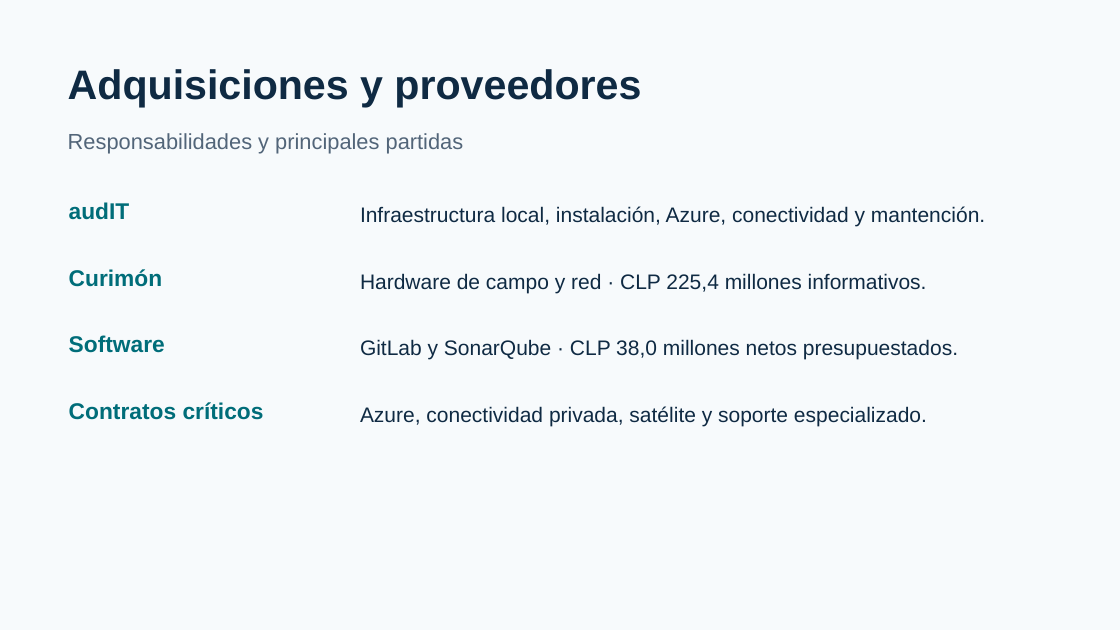
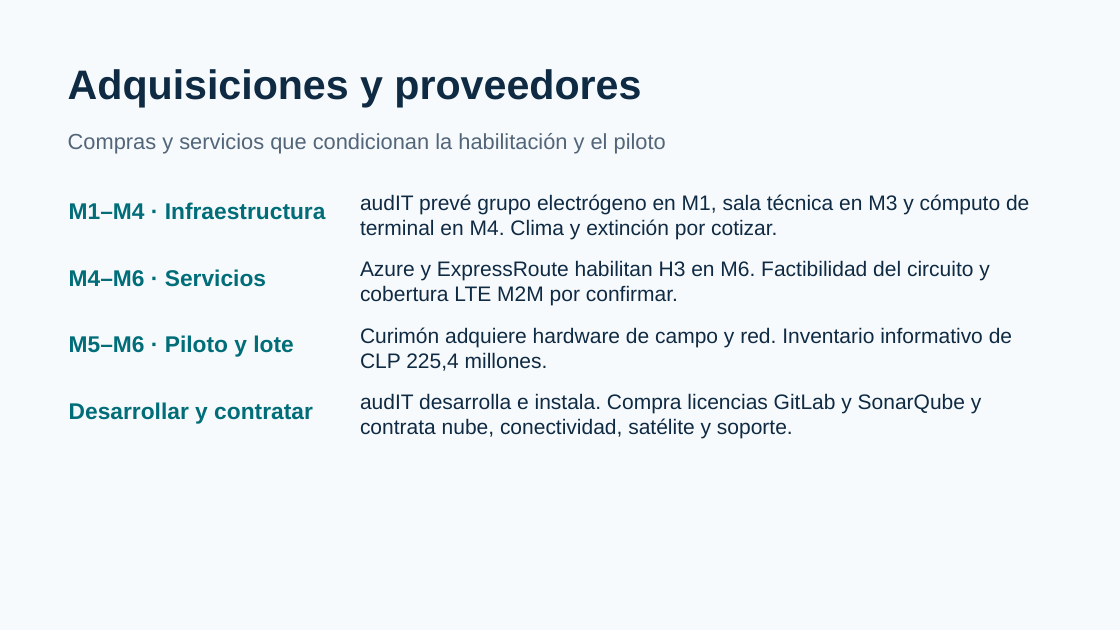
Before and after one commit to mvergaral/audIT, a slide deck: slide 3 of Informe-3/AUDIT-Informe3-Presentacion-Economica.pptx. Drawn at 1120x630 pixels with LibreOffice and Linux fonts; fonts in the diff are those of the drawing. Boxes give left, top, right and bottom in pixels: in the first picture for what was removed or moved away, otherwise in the second. Text is boxed around its words. In the diff, an @@ line names an element or a change of style, - is before the commit and + after.

```diff
--- a/Informe-3/AUDIT-Informe3-Presentacion-Economica.pptx
+++ b/Informe-3/AUDIT-Informe3-Presentacion-Economica.pptx
@@ text at box(68, 133, 666, 154): text changed @@
-Responsabilidades y principales partidas
+Compras y servicios que condicionan la habilitación y el piloto
@@ text at box(69, 202, 326, 220): text changed @@
-audIT
+M1–M4 · Infraestructura
@@ text at box(360, 194, 1029, 239): text changed @@
-Infraestructura local, instalación, Azure, conectividad y mantención.
+audIT prevé grupo electrógeno en M1, sala técnica en M3 y cómputo de terminal en M4. Clima y extinción por cotizar.
@@ text at box(69, 269, 266, 287): text changed @@
-Curimón
+M4–M6 · Servicios
@@ text at box(360, 260, 989, 306): text changed @@
-Hardware de campo y red · CLP 225,4 millones informativos.
+Azure y ExpressRoute habilitan H3 en M6. Factibilidad del circuito y cobertura LTE M2M por confirmar.
@@ text at box(360, 327, 1012, 371): text changed @@
-GitLab y SonarQube · CLP 38,0 millones netos presupuestados.
+Curimón adquiere hardware de campo y red. Inventario informativo de CLP 225,4 millones.
@@ text at box(69, 335, 293, 357): text changed @@
-Software
+M5–M6 · Piloto y lote
@@ text at box(69, 402, 313, 424): text changed @@
-Contratos críticos
+Desarrollar y contratar
@@ text at box(360, 393, 981, 439): text changed @@
-Azure, conectividad privada, satélite y soporte especializado.
+audIT desarrolla e instala. Compra licencias GitLab y SonarQube y contrata nube, conectividad, satélite y soporte.
```
Also in this commit, not shown: 5 other slides changed, 12 other files.
